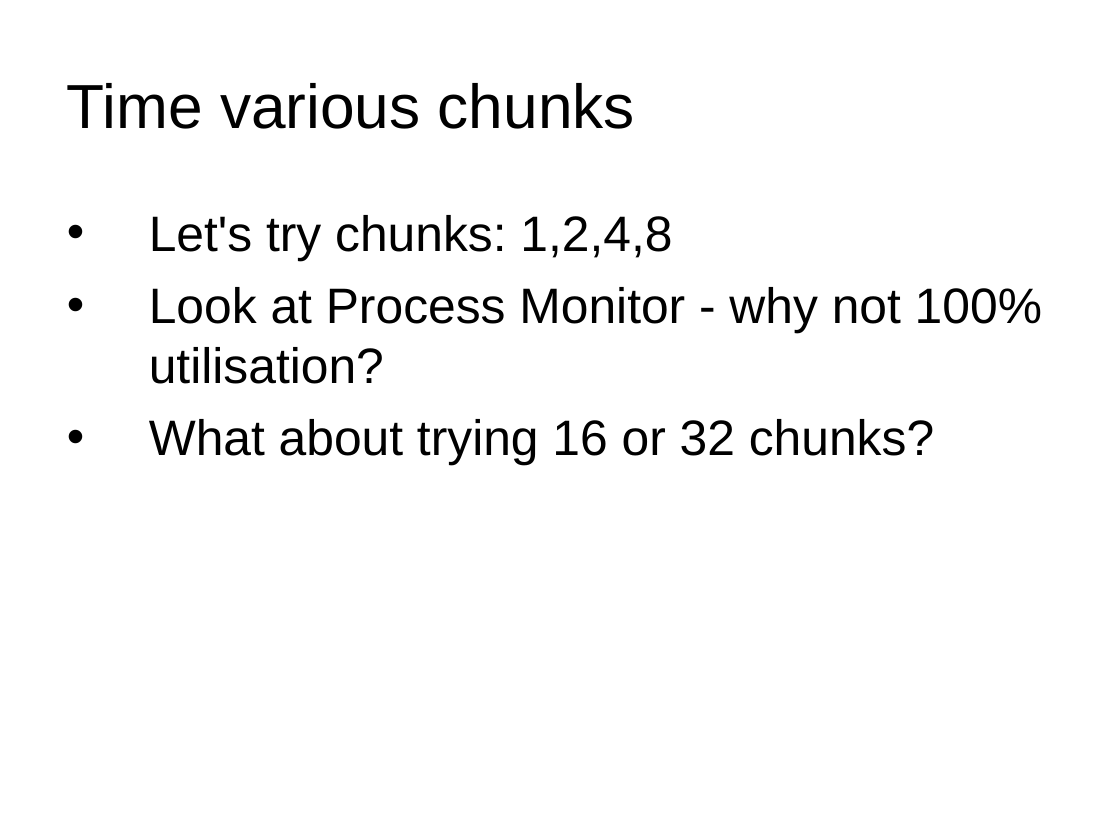
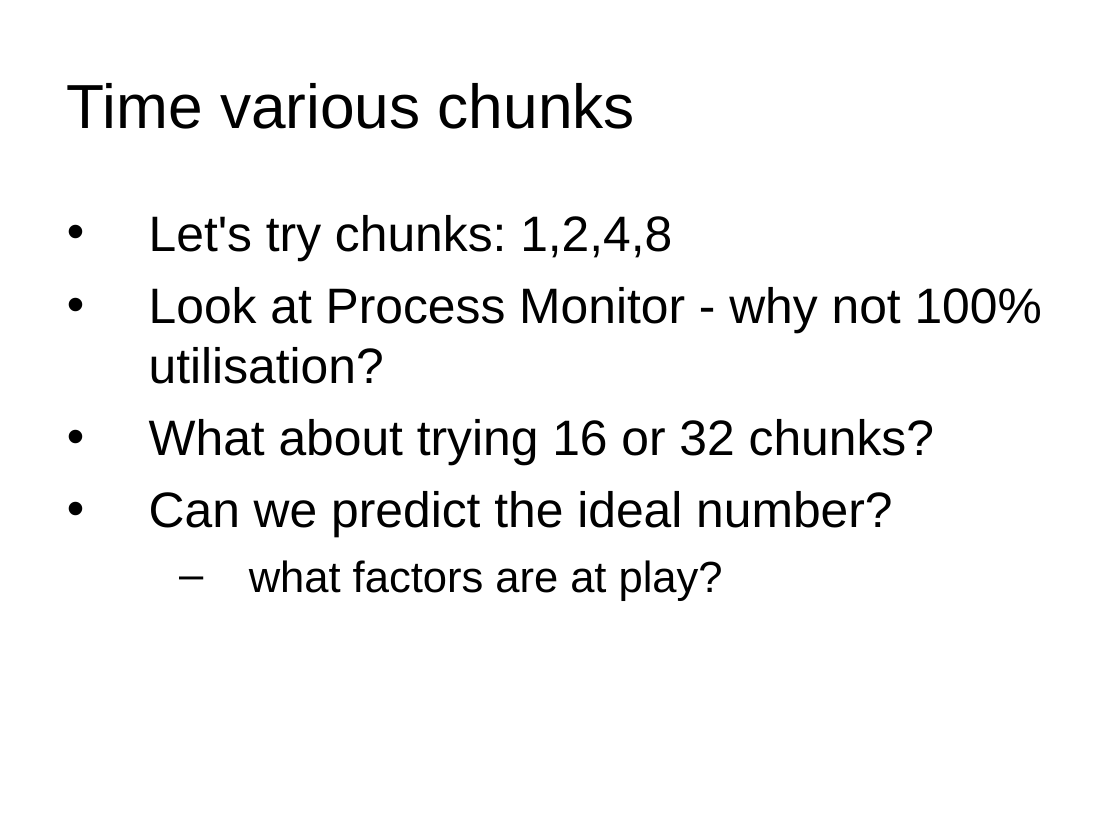
Before and after one commit to ianozsvald/ParallelPython_EuroSciPy2012, a slide deck: slide 15 of ParallelPython_EuroSciPy2012.ppt. Drawn at 1120x840 pixels with LibreOffice and Linux fonts; fonts in the diff are those of the drawing; background and template pictures are left out. Boxes give left, top, right and bottom in pixels: in the first picture for what was removed or moved away, otherwise in the second. Text is boxed around its words. In the diff, an @@ line names an element or a change of style, - is before the commit and + after.

```diff
--- a/ParallelPython_EuroSciPy2012.ppt
+++ b/ParallelPython_EuroSciPy2012.ppt
@@ text at (149,491,892,601): paragraphs added @@
+• Can we predict the ideal number?
+  – what factors are at play?
```
Also in this commit, not shown: 8 other slides changed, 1 slide added.
